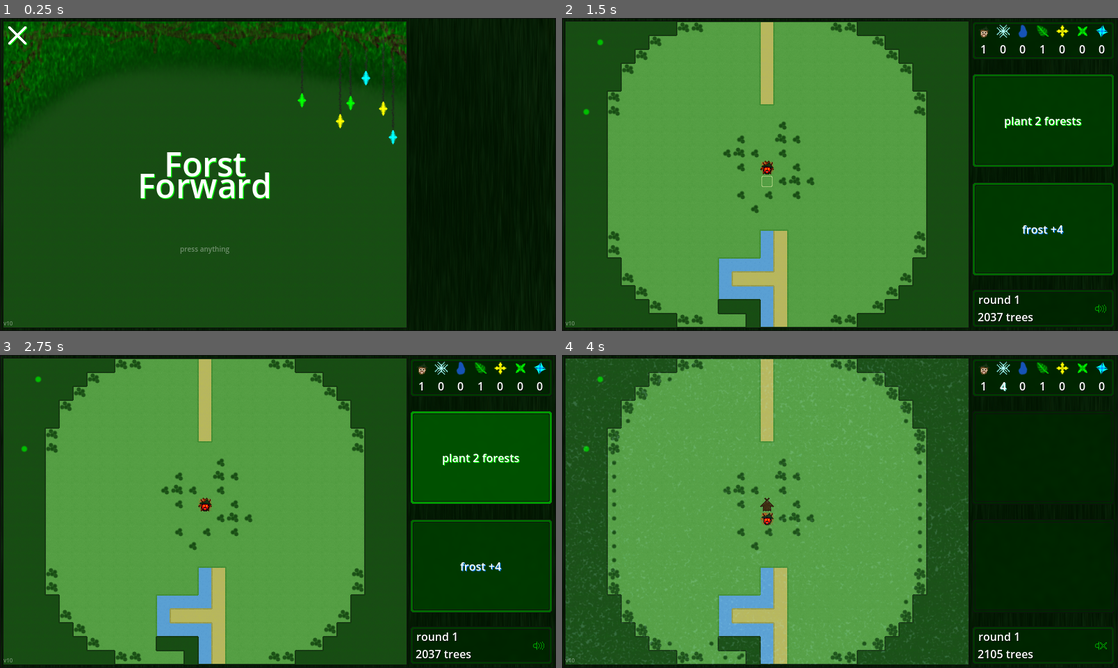
Above: before the commit, frames 1-4 (two rows, left to right).
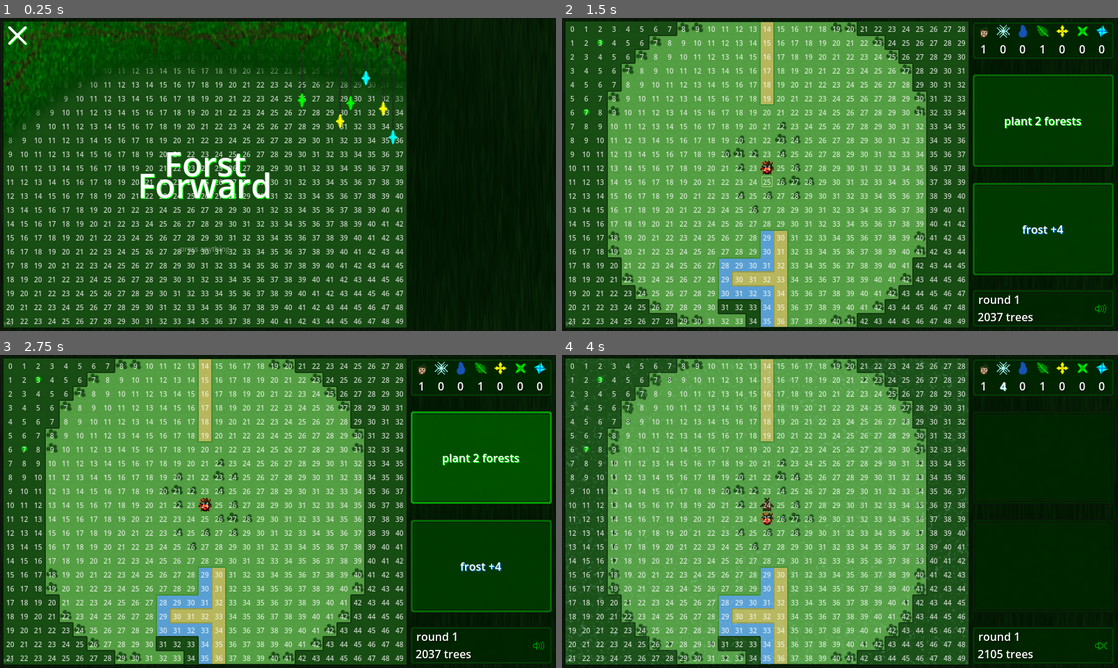
Above: after the commit, the same moments.

Repository: TriffnixXIV/ForstForward
Game: Godot game, scene res://Scenes/ForstForward.tscn
Same seed, same stepped clock (60 frames per second), same inputs: the game is played once before the commit and once after it. Sound files missing from this copy of the repository are replaced by a short silence.
Inputs (mouse positions are in pixels of both pictures, inside the frame that each line leads up to):
- Up to frame 1 (0.25 s): no input
- Up to frame 2 (1.5 s): click (767, 174) at 0.5 s; click (767, 174) at 1.25 s
- Up to frame 3 (2.75 s): click "plant 2 forests" at 2 s
- Up to frame 4 (4 s): click "frost +4" at 2.75 s; click (1101, 646) at 3.5 s

The runs differ from the first frame. In frame 1, 7.2% of the frame differs, in the area x 1-73%, y 7-98%; in frame 2, 8.4%, in the area x 1-73%, y 2-98%; in frame 3, 8.4%; in frame 4, 8.3%.

Commit message:
pathing refactor pt2: inefficient

Diff:
--- a/Source/Code/Level.gd
+++ b/Source/Code/Level.gd
@@ -133,5 +133,8 @@
 	else:
 		return 0
 
+func is_walkable(cell_position: Vector2i):
+	return is_valid_tile(cell_position) and not is_water(cell_position)
+
 func generate():
 	pass
--- a/Source/Code/Map.gd
+++ b/Source/Code/Map.gd
@@ -201,7 +201,6 @@
 		for y in height:
 			if is_plains(Vector2i(x, y)):
 				highest_possible_score += 10
-	print(highest_possible_score)
 
 func stop():
 	advancement.stop()
--- a/Source/Code/Pathing.gd
+++ b/Source/Code/Pathing.gd
@@ -3,8 +3,64 @@
 
 var map: Map
 
+var base_cell_target_distance_map
+var cell_target_distance_map
+
+func initialize() -> void:
+	base_cell_target_distance_map = []
+	for x in map.width:
+		base_cell_target_distance_map.append([])
+		for y in map.height:
+			base_cell_target_distance_map[x].append([])
+			initialize_cell(Vector2i(x, y))
+	reset()
+
+func initialize_cell(cell: Vector2i):
+	for x in map.width:
+		base_cell_target_distance_map[cell.x][cell.y].append([])
+		for y in map.height:
+			var base_distance = abs(cell.x - x) + abs(cell.y - y)
+			base_cell_target_distance_map[cell.x][cell.y][x].append(base_distance)
+
+func reset() -> void:
+	cell_target_distance_map = base_cell_target_distance_map
+
 func update() -> void:
-	pass
+	var starting_time = Time.get_unix_time_from_system()
+	if cell_target_distance_map == null:
+		initialize()
+	else:
+		reset()
+
+	for x in map.width:
+		for y in map.height:
+			update_cell(Vector2i(x, y))
+
+	for x in map.width:
+		for y in map.height:
+			map.set_cell_label(Vector2i(x, y), str(cell_target_distance_map[0][0][x][y]))
+
+	print(Time.get_unix_time_from_system() - starting_time)
+
+func update_cell(cell: Vector2i) -> void:
+	var x = cell.x
+	var y = cell.y
+
+	var remaining_cells = []
+	if not map.is_walkable(cell):
+		remaining_cells.append(cell)
+		cell_target_distance_map[x][y][cell.x][cell.y] = -1
+
+	var distance = 0
+	while remaining_cells != []:
+		var target_cell = remaining_cells.pop_back()
+		for diff in [Vector2i(1, 0), Vector2i(0, 1), Vector2i(-1, 0), Vector2i(0, -1)]:
+			var new_cell = target_cell + diff
+			if map.is_walkable(new_cell):
+				var current_distance = cell_target_distance_map[x][y][new_cell.x][new_cell.y]
+				if (current_distance == -1 or distance + 1 < current_distance):
+					cell_target_distance_map[x][y][new_cell.x][new_cell.y] = distance + 1
+					remaining_cells.append(new_cell)
 
 func get_move(start: Vector2i, target: Vector2i, approach_distance: int = 0) -> Vector2i:
 	var path = target - start
